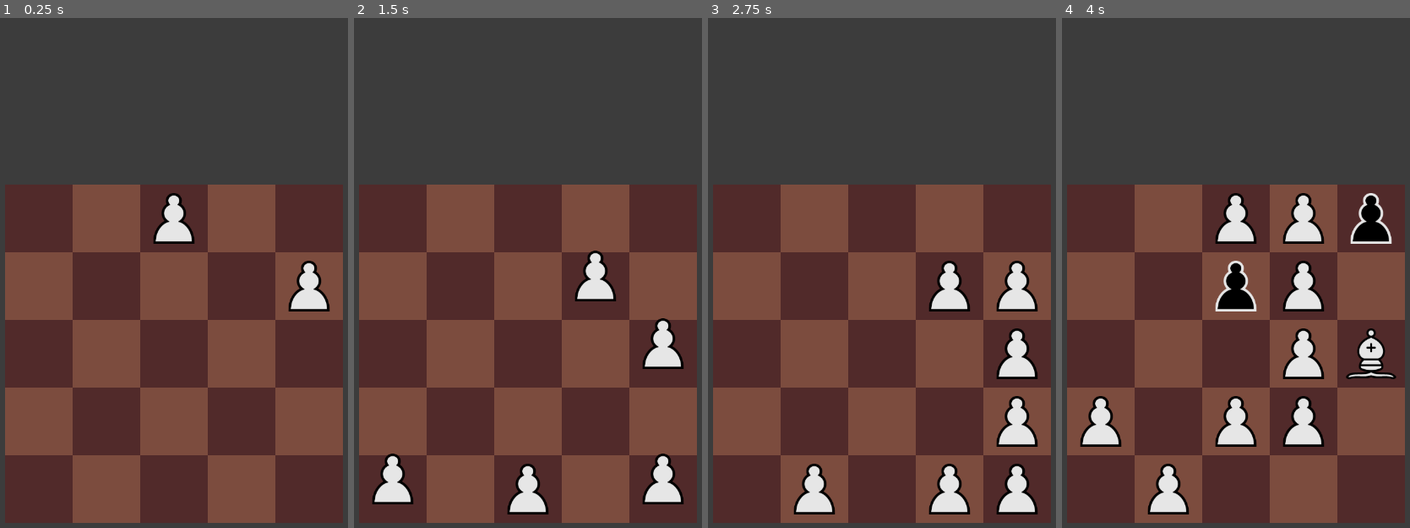
Above: before the commit, frames 1-4 (left to right).
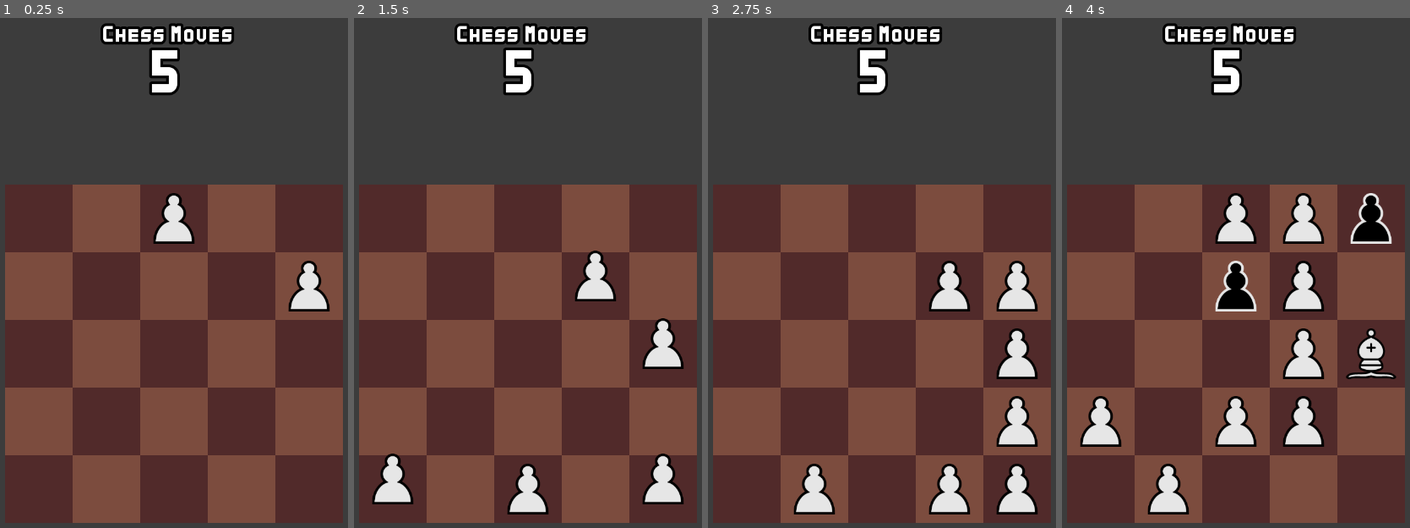
Above: after the commit, the same moments.

Repository: abaker-skudlarek/ChessTiles
Game: Godot game, scene res://Scenes/main.tscn
Two runs of this game, one before a commit and one after it. Both use one fixed random seed, a clock stepped at 60 frames per second and the inputs below. The engine's default icon, where the game draws it, is replaced by a stand-in: a white triangle on a blue panel in a dark square.
Inputs (mouse positions are in pixels of both pictures, inside the frame that each line leads up to):
- Up to frame 1 (0.25 s): no input
- Up to frame 2 (1.5 s): tap Enter at 0.5 s; move the mouse to (611, 318) at 0.52 s; hold Right (slide_move_right) 0.53-1.28 s; click (611, 318) at 0.67 s; tap Space at 1.25 s; move the mouse to (392, 487) at 1.27 s; hold Down (slide_move_down) from 1.28 s (still down); click (392, 487) at 1.42 s
- Up to frame 3 (2.75 s): tap Enter at 2 s; move the mouse to (920, 206) at 2.02 s; release Down (slide_move_down) at 2.03 s; hold Right (slide_move_right) from 2.03 s (still down)
- Up to frame 4 (4 s): tap Space at 2.75 s; move the mouse to (1218, 487) at 2.77 s; release Right (slide_move_right) at 2.78 s; hold Up (slide_move_up) 2.78-3.53 s; click (1218, 487) at 2.92 s; tap Enter at 3.5 s; move the mouse to (1236, 420) at 3.52 s; hold Left (slide_move_left) from 3.53 s (still down); click (1236, 420) at 3.67 s

The runs differ from the first frame. In frame 1, 2.0% of the frame differs, in the area x 28-68%, y 0-16%; in frame 2, 2.0%; in frame 3, 2.0%; in frame 4, 2.0%.

Commit message:
added chess moves display and move restriction if there are no more left

Diff:
--- /dev/null
+++ b/Scenes/UI/hud.tscn
@@ -0,0 +1,51 @@
+[gd_scene load_steps=6 format=3 uid="uid://mj0ipvmp8igw"]
+
+[ext_resource type="Script" path="res://Scripts/UI/hud.gd" id="1_41pg4"]
+[ext_resource type="FontFile" uid="uid://2ic7ojsn1a1o" path="res://UI/Fonts/Kenney Bold.ttf" id="2_fqwr5"]
+
+[sub_resource type="Theme" id="Theme_0ndyv"]
+
+[sub_resource type="LabelSettings" id="LabelSettings_wuapa"]
+font = ExtResource("2_fqwr5")
+font_size = 24
+outline_size = 20
+outline_color = Color(0, 0, 0, 1)
+
+[sub_resource type="LabelSettings" id="LabelSettings_w5to6"]
+font = ExtResource("2_fqwr5")
+font_size = 64
+outline_size = 20
+outline_color = Color(0, 0, 0, 1)
+
+[node name="HUD" type="CanvasLayer"]
+script = ExtResource("1_41pg4")
+
+[node name="ChessMovesRemaining" type="VBoxContainer" parent="."]
+anchors_preset = 5
+anchor_left = 0.5
+anchor_right = 0.5
+offset_left = -134.0
+offset_top = 20.0
+offset_right = 115.0
+offset_bottom = 156.0
+grow_horizontal = 2
+size_flags_horizontal = 3
+theme = SubResource("Theme_0ndyv")
+theme_override_constants/separation = 10
+alignment = 1
+
+[node name="Label" type="Label" parent="ChessMovesRemaining"]
+layout_mode = 2
+theme_override_fonts/font = ExtResource("2_fqwr5")
+theme_override_font_sizes/font_size = 18
+text = "Chess Moves"
+label_settings = SubResource("LabelSettings_wuapa")
+horizontal_alignment = 3
+
+[node name="NumRemaining" type="Label" parent="ChessMovesRemaining"]
+layout_mode = 2
+theme_override_fonts/font = ExtResource("2_fqwr5")
+theme_override_font_sizes/font_size = 64
+text = "0"
+label_settings = SubResource("LabelSettings_w5to6")
+horizontal_alignment = 1
--- a/Scenes/main.tscn
+++ b/Scenes/main.tscn
@@ -1,7 +1,10 @@
-[gd_scene load_steps=2 format=3 uid="uid://d6cphvklilml"]
+[gd_scene load_steps=3 format=3 uid="uid://d6cphvklilml"]
 
-[ext_resource type="PackedScene" uid="uid://6w14jlhqkap5" path="res://Scenes/board.tscn" id="2_bpxrd"]
+[ext_resource type="PackedScene" uid="uid://mj0ipvmp8igw" path="res://Scenes/UI/hud.tscn" id="1_nm1hi"]
+[ext_resource type="PackedScene" uid="uid://6w14jlhqkap5" path="res://Scenes/Board/board.tscn" id="2_bpxrd"]
 
 [node name="Main" type="Node"]
 
+[node name="HUD" parent="." instance=ExtResource("1_nm1hi")]
+
 [node name="Board" parent="." instance=ExtResource("2_bpxrd")]
--- a/Scenes/move_overlay.tscn
+++ /dev/null
@@ -1,16 +0,0 @@
-[gd_scene load_steps=4 format=3 uid="uid://drn8uep7s3jrx"]
-
-[ext_resource type="Script" path="res://Scripts/Game/move_overlay.gd" id="1_wd2bf"]
-[ext_resource type="Texture2D" path="res://Sprites/Squares/move_square_overlay.png" id="2_dmtrf"]
-
-[sub_resource type="RectangleShape2D" id="RectangleShape2D_ltqoe"]
-size = Vector2(128, 128)
-
-[node name="MoveOverlay" type="Area2D"]
-script = ExtResource("1_wd2bf")
-
-[node name="Sprite2D" type="Sprite2D" parent="."]
-texture = ExtResource("2_dmtrf")
-
-[node name="CollisionShape2D" type="CollisionShape2D" parent="."]
-shape = SubResource("RectangleShape2D_ltqoe")
--- a/Scripts/Game/board.gd
+++ b/Scripts/Game/board.gd
@@ -183,12 +183,16 @@
 ## Move the last clicked piece, according to its chess movementm, from its location to a new empty location
 func _chess_move_piece_to_empty_square(desired_pixel_location: Vector2) -> void:
 
+	# If a chess move isn't allowed, return and do nothing
+	if !GameManager.is_chess_move_allowed():
+		return
+
 	var last_clicked_piece_grid_location: Vector2 = _pixel_to_grid(_last_clicked_piece.position)
 	var desired_grid_location: Vector2 = _pixel_to_grid(desired_pixel_location)
 
 	_move_piece_from_location_a_to_empty_location_b(last_clicked_piece_grid_location, desired_grid_location)
 
-	SignalBus.emit_signal("chess_move_to_empty_square_finished")
+	SignalBus.emit_signal("chess_move_finished")
 
 # ------------------------------------------------------------------------------------------------ #
 
@@ -196,12 +200,16 @@
 ## that is occupied by an enemy piece
 func _chess_move_piece_to_enemy_square(desired_pixel_location: Vector2) -> void:
 
+	# If a chess move isn't allowed, return and do nothing
+	if !GameManager.is_chess_move_allowed():
+		return
+
 	var last_clicked_piece_grid_location: Vector2 = _pixel_to_grid(_last_clicked_piece.position)
 	var desired_grid_location: Vector2 = _pixel_to_grid(desired_pixel_location)
 
 	_move_and_take_piece_from_location_a_to_location_b(last_clicked_piece_grid_location, desired_grid_location)
 
-	SignalBus.emit_signal("chess_move_to_enemy_square_finished")
+	SignalBus.emit_signal("chess_move_finished")
 
 # ------------------------------------------------------------------------------------------------ #
 
@@ -406,6 +414,11 @@
 	var starting_pieces_to_spawn: Array = PieceSpawnManager.get_starting_pieces()
 	_spawn_pieces_at_random_locations(starting_pieces_to_spawn)
 
+	# TODO: Not sure if this is how we should be doing this. But we need to let things know when the
+	# 		game has finished being set up. Really, it's that the board is being set up. Maybe this
+	# 		is something that should be done better, but not too worried about it right now.
+	SignalBus.emit_signal("game_initialized")
+
 	# TODO: We are allowing the board scene to change the state of the game, using the GameManager Singleton.
 	# 		I honestly don't know if this is good or not. This way, any script can change the state using GameManager,
 	# 		and that scares me. But, maybe it's not a bad thing. I'm not going to focus too hard on
@@ -454,7 +467,6 @@
 	var piece_at_grid_location: Node = _board[piece_grid_location.x][piece_grid_location.y]
 	if piece_at_grid_location.has_method("calculate_possible_moves"):
 		var possible_moves: Dictionary = piece_at_grid_location.calculate_possible_moves(_board, piece_grid_location, GRID_WIDTH, GRID_HEIGHT)
-		print("possible_moves: ", possible_moves)
 		_spawn_move_overlays(possible_moves)
 	else:
 		printerr(piece_at_grid_location.piece_name, " does not have method 'calculate_possible_moves'!")
--- a/Scripts/Managers/game_manager.gd
+++ b/Scripts/Managers/game_manager.gd
@@ -30,20 +30,24 @@
 	ERROR			  # Default state
 }
 
+const INITIAL_CHESS_MOVES: int = 5
 # NOTE: I'm putting this here in the game manager because multiple scripts need to use these states
 const PLAYER_FAMILY: String = "player"
 const ENEMY_FAMILY: String = "enemy"
 
-var _current_state: GameState	     # Keeps track of the current state the game is in
-var _slide_move_counter: int = 0     # Holds the amount of slide moves that have been performed during the game
-var _chess_move_counter: int = 0     # Holds the amount of chess moves that have been performed during the game
-var _chess_moves_remaining: int = 0  # Holds the amount of chess moves that the player can still use
+var _current_state: GameState     # Keeps track of the current state the game is in
+var _slide_move_counter: int = 0  # Holds the amount of slide moves that have been performed during the game
+var _chess_move_counter: int = 0  # Holds the amount of chess moves that have been performed during the game
+var _chess_moves_remaining: int:  # Holds the amount of chess moves that the player can still use
+	set(value):  # Using a setter so that the value is never set below 0
+		_chess_moves_remaining = 0 if value < 0 else value
 
 # ------------------------------------------------------------------------------------------------ #
 # -- Private Functions -- #
 # ------------------------------------------------------------------------------------------------ #
 
 func _ready() -> void:
+	SignalBus.connect("game_initialized", _on_game_initialized)
 	SignalBus.connect("slide_move_finished", _on_slide_move_finished)
 	SignalBus.connect("chess_move_finished", _on_chess_move_finished)
 
@@ -61,6 +65,13 @@
 func _on_chess_move_finished() -> void:
 	_chess_move_counter += 1
 	_chess_moves_remaining -= 1
+	SignalBus.emit_signal("chess_moves_remaining_updated", _chess_moves_remaining)
+
+# ------------------------------------------------------------------------------------------------ #
+
+func _on_game_initialized() -> void:
+	_chess_moves_remaining = INITIAL_CHESS_MOVES
+	SignalBus.emit_signal("chess_moves_remaining_updated", _chess_moves_remaining)
 
 # ------------------------------------------------------------------------------------------------ #
 # -- Public Functions -- #
@@ -71,8 +82,6 @@
 ## for that state will be executed.
 func change_state(new_state: GameState) -> void:
 	_current_state = new_state
-
-	#print("_current_state = ", GameState.keys()[new_state])
 
 	match _current_state:
 		GameState.START_GAME:
@@ -111,3 +120,8 @@
 	return _chess_move_counter
 
 # ------------------------------------------------------------------------------------------------ #
+
+func is_chess_move_allowed() -> bool:
+	return _chess_moves_remaining != 0
+
+# ------------------------------------------------------------------------------------------------ #
--- a/Scripts/Managers/resource_manager.gd
+++ b/Scripts/Managers/resource_manager.gd
@@ -9,8 +9,8 @@
 # ------------------------------------------------------------------------------------------------ #
 
 @onready var move_overlays: Dictionary = {
-	"empty": preload("res://Scenes/empty_move_overlay.tscn"),
-	"enemy": preload("res://Scenes/enemy_move_overlay.tscn")
+	"empty": preload("res://Scenes/Board/empty_move_overlay.tscn"),
+	"enemy": preload("res://Scenes/Board/enemy_move_overlay.tscn")
 }
 
 @onready var square_backgrounds: Dictionary = {
--- a/Scripts/Managers/signal_bus.gd
+++ b/Scripts/Managers/signal_bus.gd
@@ -10,6 +10,7 @@
 signal state_changed_merging
 signal state_changed_win
 signal state_changed_lose
+signal chess_moves_remaining_updated(num_moves: int)
 
 # ------------------------------------------------------------------------------------------------ #
 # -- Input Manager Signals -- #
@@ -22,9 +23,9 @@
 # ------------------------------------------------------------------------------------------------ #
 # -- Board Signals -- #
 # ------------------------------------------------------------------------------------------------ #
+signal game_initialized
 signal slide_move_finished
-signal chess_move_to_empty_square_finished
-signal chess_move_to_enemy_square_finished
+signal chess_move_finished
 
 # ------------------------------------------------------------------------------------------------ #
 # -- Piece Signals -- #
--- /dev/null
+++ b/Scripts/UI/hud.gd
@@ -0,0 +1,15 @@
+extends CanvasLayer
+
+# ------------------------------------------------------------------------------------------------ #
+# -- Private Functions -- #
+# ------------------------------------------------------------------------------------------------ #
+
+func _enter_tree() -> void:
+	SignalBus.connect("chess_moves_remaining_updated", _on_chess_moves_remaining_updated)
+
+# ------------------------------------------------------------------------------------------------ #
+
+func _on_chess_moves_remaining_updated(num_moves: int) -> void:
+	$ChessMovesRemaining/NumRemaining.text = str(num_moves)
+
+# ------------------------------------------------------------------------------------------------ #
--- a/project.godot
+++ b/project.godot
@@ -43,7 +43,8 @@
 folder_colors={
 "res://Scenes/": "green",
 "res://Scripts/": "purple",
-"res://Sprites/": "orange"
+"res://Sprites/": "orange",
+"res://UI/": "pink"
 }
 
 [input]
Renamed: Scenes/board.tscn -> Scenes/Board/board.tscn
Renamed: Scenes/empty_move_overlay.tscn -> Scenes/Board/empty_move_overlay.tscn
Renamed: Scenes/enemy_move_overlay.tscn -> Scenes/Board/enemy_move_overlay.tscn
Binary file added: UI/Fonts/Kenney Bold.ttf
Not shown, added: UI/Fonts/Kenney Bold.ttf.import
Not shown, changed: .DS_Store
Not shown, added: UI/.DS_Store
Not shown, added: UI/Fonts/.DS_Store
